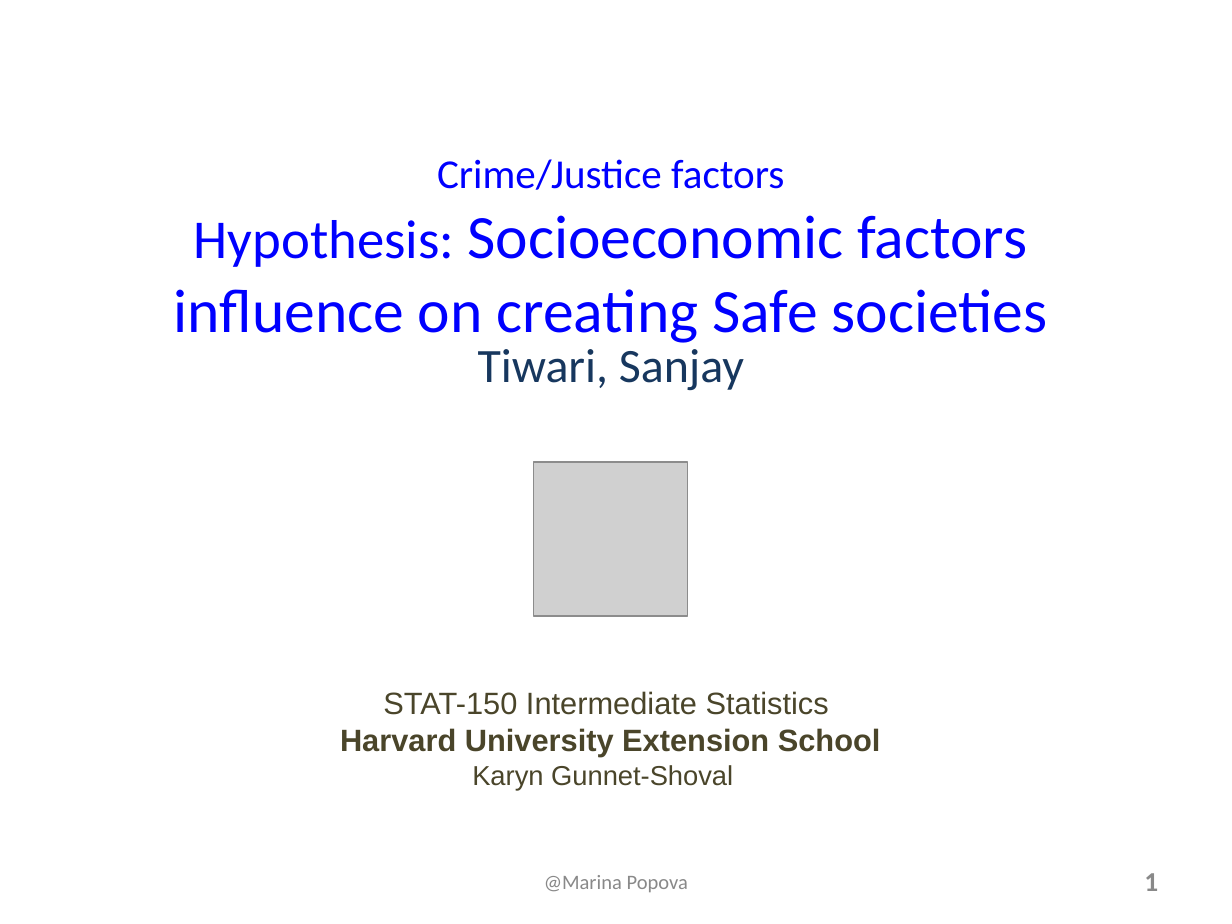
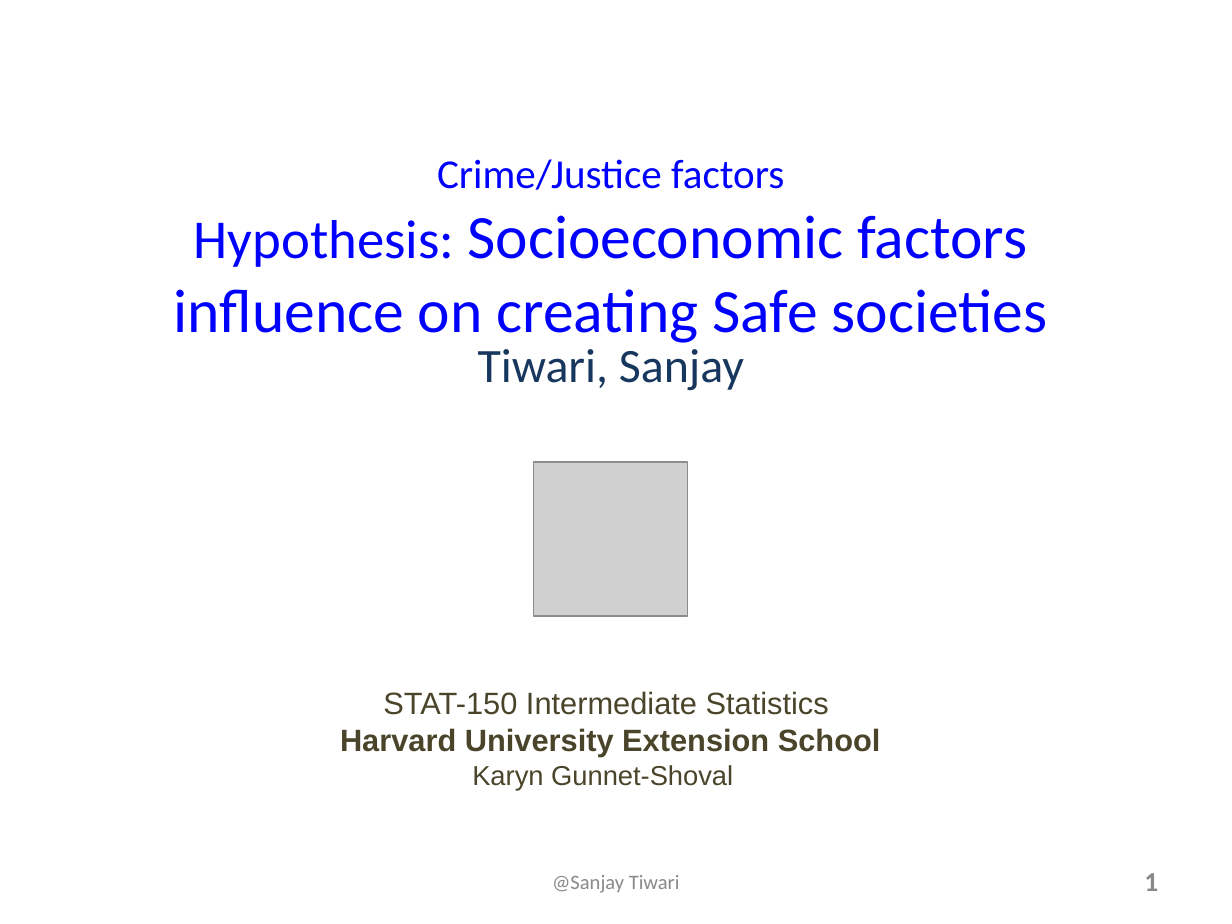
Before and after one commit to stiwarih/E-150-Grad, a slide deck: slide 1 of data-sets/final/SanjayTiwari.ppt. Drawn at 1232x924 pixels with LibreOffice and Linux fonts; fonts in the diff are those of the drawing; grey boxes stand for pictures. Boxes give left, top, right and bottom in pixels: in the first picture for what was removed or moved away, otherwise in the second. Text is boxed around its words. In the diff, an @@ line names an element or a change of style, - is before the commit and + after.

```diff
--- a/data-sets/final/SanjayTiwari.ppt
+++ b/data-sets/final/SanjayTiwari.ppt
@@ text at bbox=[552, 875, 680, 893]: text changed @@
-@Marina Popova
+@Sanjay Tiwari
```
Also in this commit, not shown: 5 other slides changed, 1 other file.
